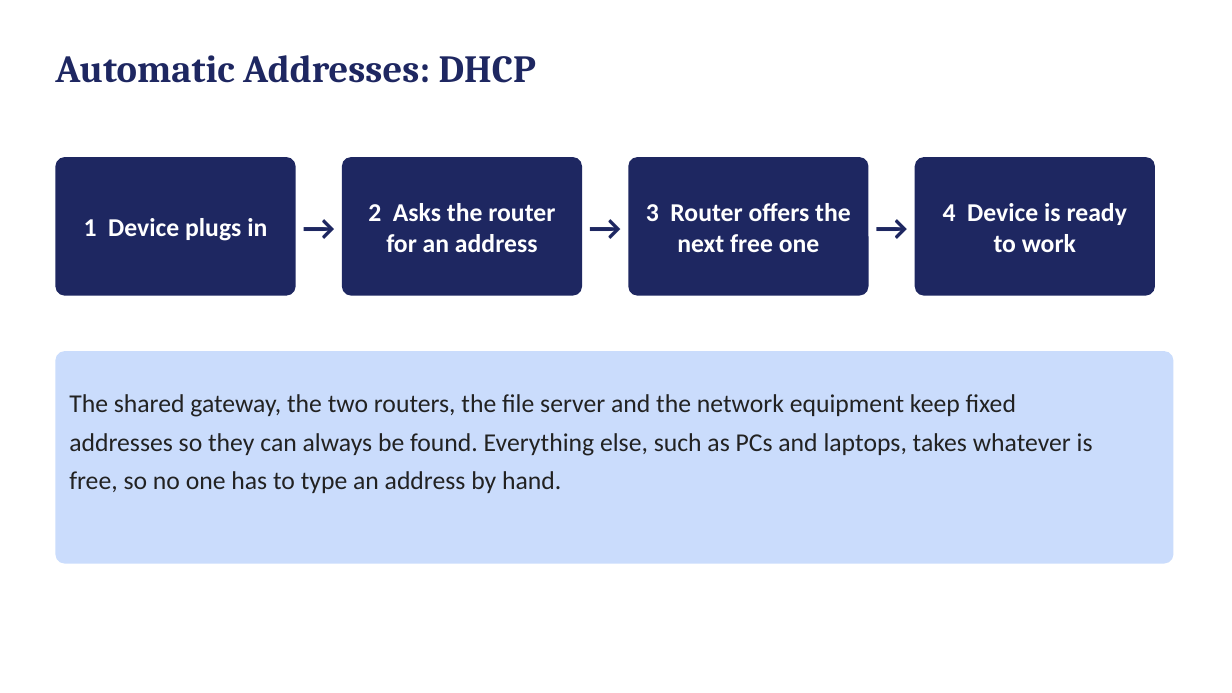
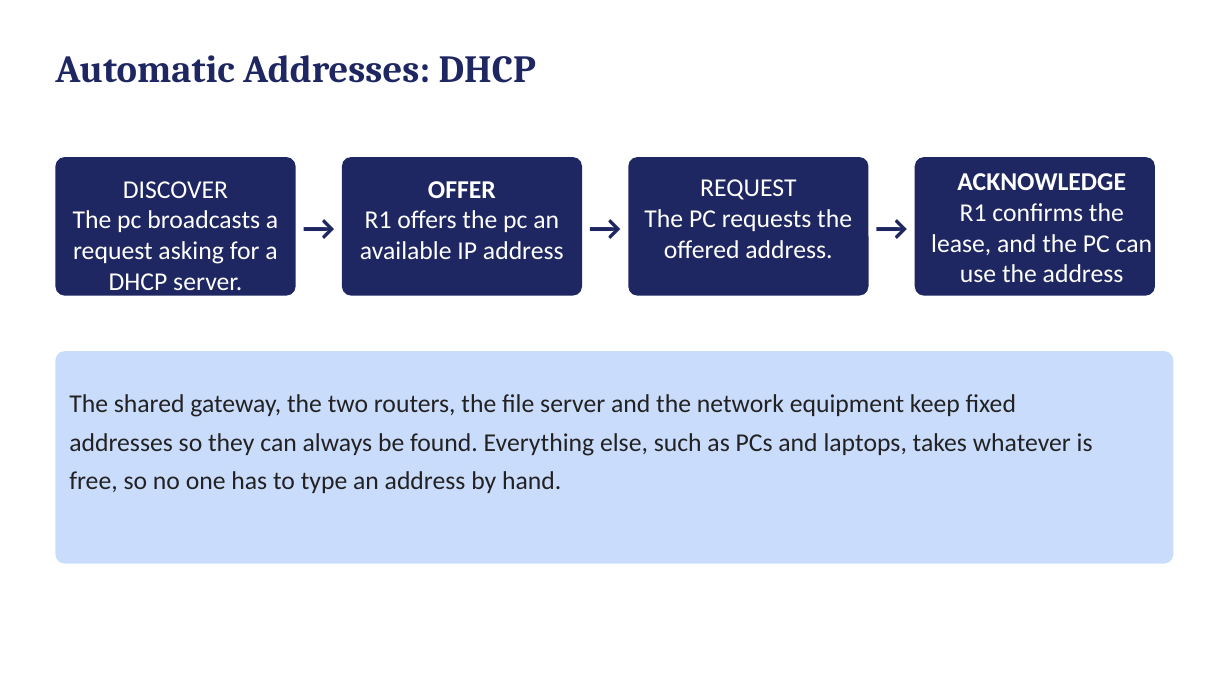
Before and after one commit to jeropannette/KIBET_ANNETTE_CCNA3PROJECT, a slide deck: slide 12 of KIBET_ANNETTE_CCNA3Project.pptx. Drawn at 1232x693 pixels with LibreOffice and Linux fonts; fonts in the diff are those of the drawing. Boxes give left, top, right and bottom in pixels: in the first picture for what was removed or moved away, otherwise in the second. Text is boxed around its words. In the diff, an @@ line names an element or a change of style, - is before the commit and + after.

```diff
--- a/KIBET_ANNETTE_CCNA3Project.pptx
+++ b/KIBET_ANNETTE_CCNA3Project.pptx
@@ text at bbox=[644, 179, 852, 258]: text changed; bold off @@
-3 Router offers the next free one
+REQUEST
+The PC requests the offered address.
@@ text at bbox=[931, 173, 1152, 282]: text changed; bold off @@
-4 Device is ready to work
+ACKNOWLEDGE
+R1 confirms the lease, and the PC can use the address
@@ text at bbox=[73, 181, 278, 296]: text changed; bold off @@
-1 Device plugs in
+DISCOVER
+The pc broadcasts a request asking for a DHCP server.
@@ text at bbox=[360, 181, 564, 259]: text changed; bold off @@
-2 Asks the router for an address
+OFFER
+R1 offers the pc an available IP address
```
